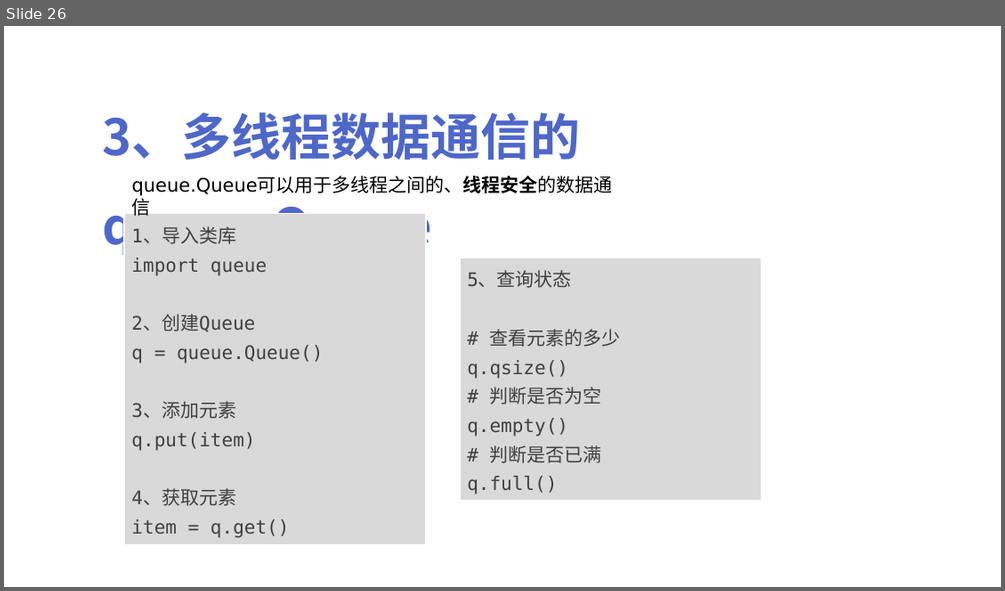
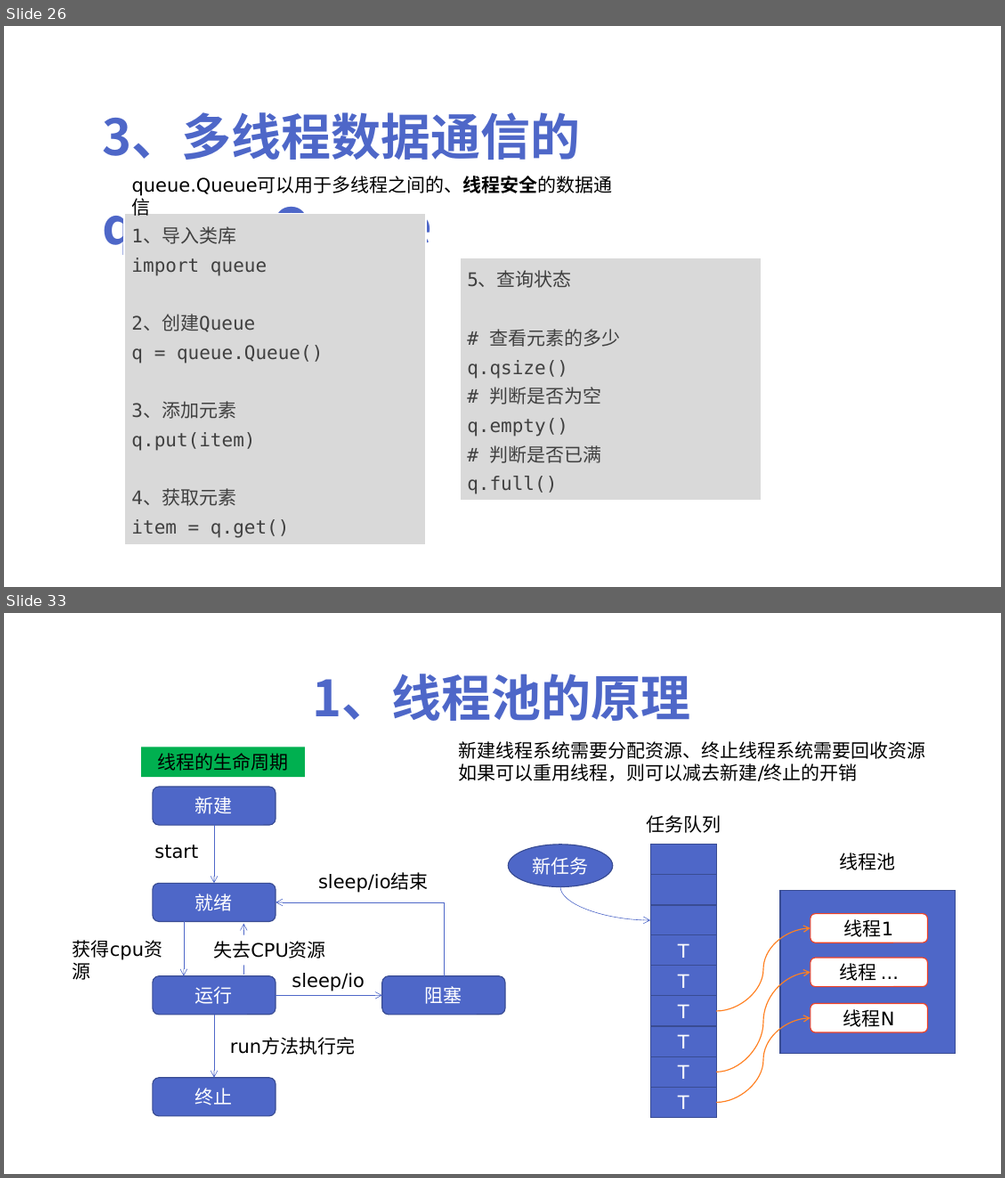
Before and after one commit to peiss/ant-learn-python-concurrent, a slide deck: Python并发编程简介.pptx. Shown one above the other, each under a label of ours: slide 26 before the commit, slides 26 and 33 after it; the slides between them are not shown. The pictures are 1005x591 and 1005x1178 pixels, drawn with LibreOffice and Linux fonts; fonts in the diff are those of the drawing. Boxes give left, top, right and bottom in pixels: in the first picture for what was removed or moved away, otherwise in the second. Text is boxed around its words. In the diff, an @@ line names an element or a change of style, - is before the commit and + after.

```diff
--- a/Python并发编程简介.pptx
+++ b/Python并发编程简介.pptx
@@ slide 33 added at [4,613,1001,1174], background #FFFFFF @@
@@ text added at [312,674,690,721], 48 pt, text #4E67C8, bold @@
+1、线程池的原理
@@ text added at [459,741,926,781], 18 pt, text #000000 @@
+新建线程系统需要分配资源、终止线程系统需要回收资源
+如果可以重用线程，则可以减去新建/终止的开销
@@ rectangle added at [142,747,306,777], fill #00B050, 18 pt, text #000000 @@
+线程的生命周期
@@ rounded rectangle added at [153,787,276,825], fill #4E67C8, outline #3A4C94 1 pt, 18 pt, text #FFFFFF @@
+新建
@@ arrow added from (214, 825) to (214, 883), #4E67C8 0.5 pt @@
@@ text added at [154,844,198,859], 18 pt, text #000000 @@
+start
@@ text added at [318,873,429,892], 18 pt, text #000000 @@
+sleep/io结束
@@ rounded rectangle added at [153,883,276,921], fill #4E67C8, outline #3A4C94 1 pt, 18 pt, text #FFFFFF @@
+就绪
@@ elbow arrow added from (444, 976) to (275, 902), #4E67C8 0.5 pt @@
@@ arrow added from (184, 921) to (184, 976), #4E67C8 0.5 pt @@
@@ arrow added from (244, 974) to (244, 924), #4E67C8 0.5 pt @@
@@ group added at [508,815,955,1118]: 10 rectangles, 4 curved arrows, 3 rounded rectangles, 2 texts, 1 ellipse @@
+T
+T
+T
+T
+T
+T
+新任务
+任务队列
+线程池
+线程1
+线程 ...
+线程N
@@ text added at [73,940,326,960], 18 pt, text #000000 @@
+获得cpu资源
@@ text added at [213,941,326,958], 18 pt, text #000000 @@
+失去CPU资源
@@ rounded rectangle added at [153,976,276,1013], fill #4E67C8, outline #3A4C94 1 pt, 18 pt, text #FFFFFF @@
+运行
@@ text added at [291,973,364,991], 18 pt, text #000000 @@
+sleep/io
@@ rounded rectangle added at [382,976,506,1013], fill #4E67C8, outline #3A4C94 1 pt, 18 pt, text #FFFFFF @@
+阻塞
@@ arrow added from (275, 995) to (382, 995), #4E67C8 0.5 pt @@
@@ arrow added from (214, 1014) to (214, 1078), #4E67C8 0.5 pt @@
@@ text added at [230,1038,355,1054], 18 pt, text #000000 @@
+run方法执行完
@@ rounded rectangle added at [153,1078,276,1116], fill #4E67C8, outline #3A4C94 1 pt, 18 pt, text #FFFFFF @@
+终止
```
Also in this commit, not shown: 8 other slides added, 1 other file.
